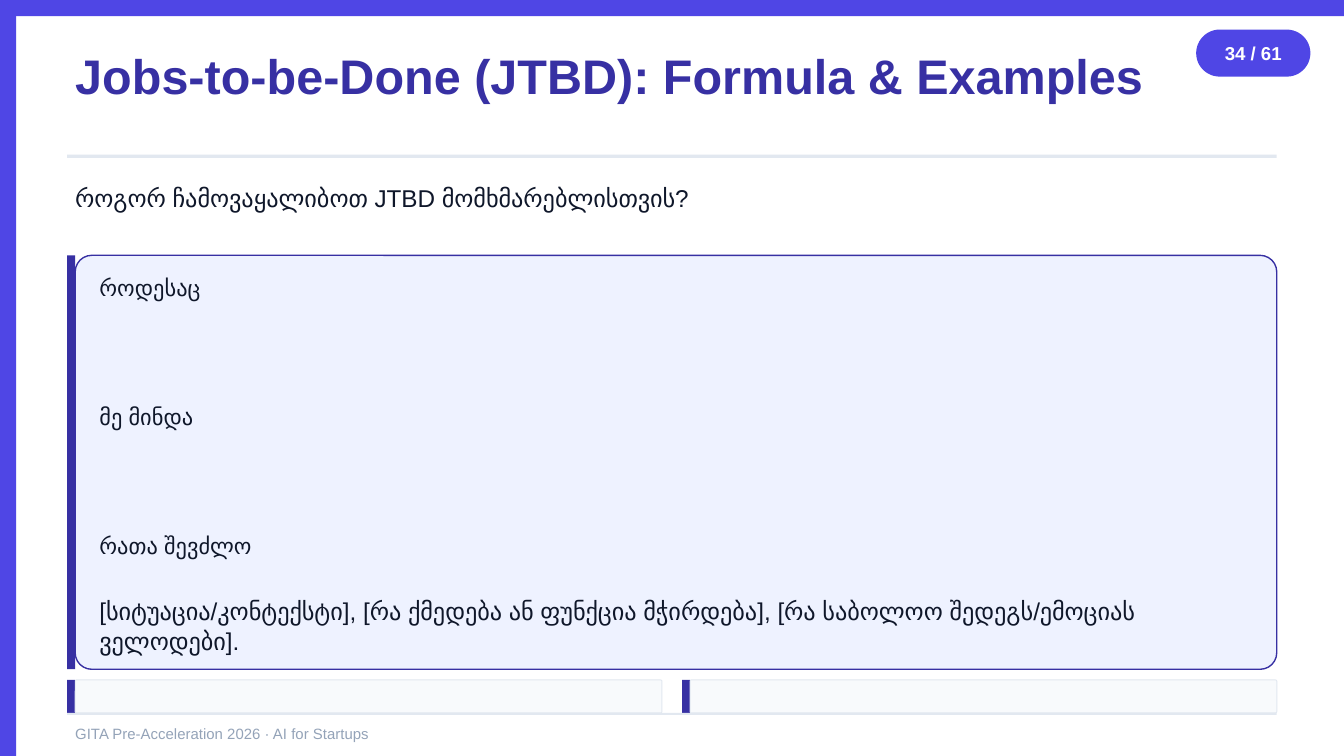
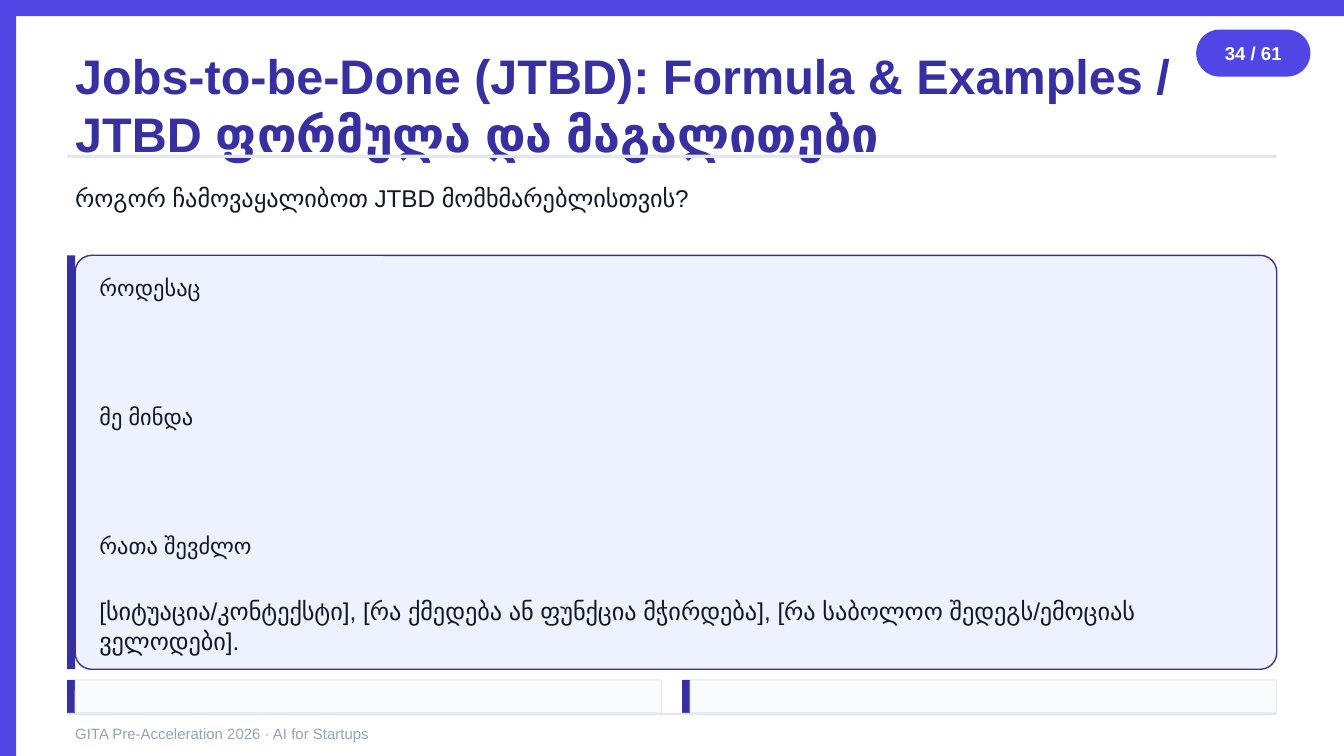
Before and after one commit to basilaia123/ai2026, a slide deck: slide 34 of GITA/Pre-Acceleration/2026-5h-AI-for-Startups/day1-slides.pptx. Drawn at 1344x756 pixels with LibreOffice and Linux fonts; fonts in the diff are those of the drawing. Boxes give left, top, right and bottom in pixels: in the first picture for what was removed or moved away, otherwise in the second. Text is boxed around its words. In the diff, an @@ line names an element or a change of style, - is before the commit and + after.

```diff
--- a/GITA/Pre-Acceleration/2026-5h-AI-for-Startups/day1-slides.pptx
+++ b/GITA/Pre-Acceleration/2026-5h-AI-for-Startups/day1-slides.pptx
@@ text at [75, 59, 1143, 162]: text changed @@
-Jobs-to-be-Done (JTBD): Formula & Examples
+Jobs-to-be-Done (JTBD): Formula & Examples / JTBD ფორმულა და მაგალითები
```
Also in this commit, not shown: 29 other slides changed, 3 other files.
